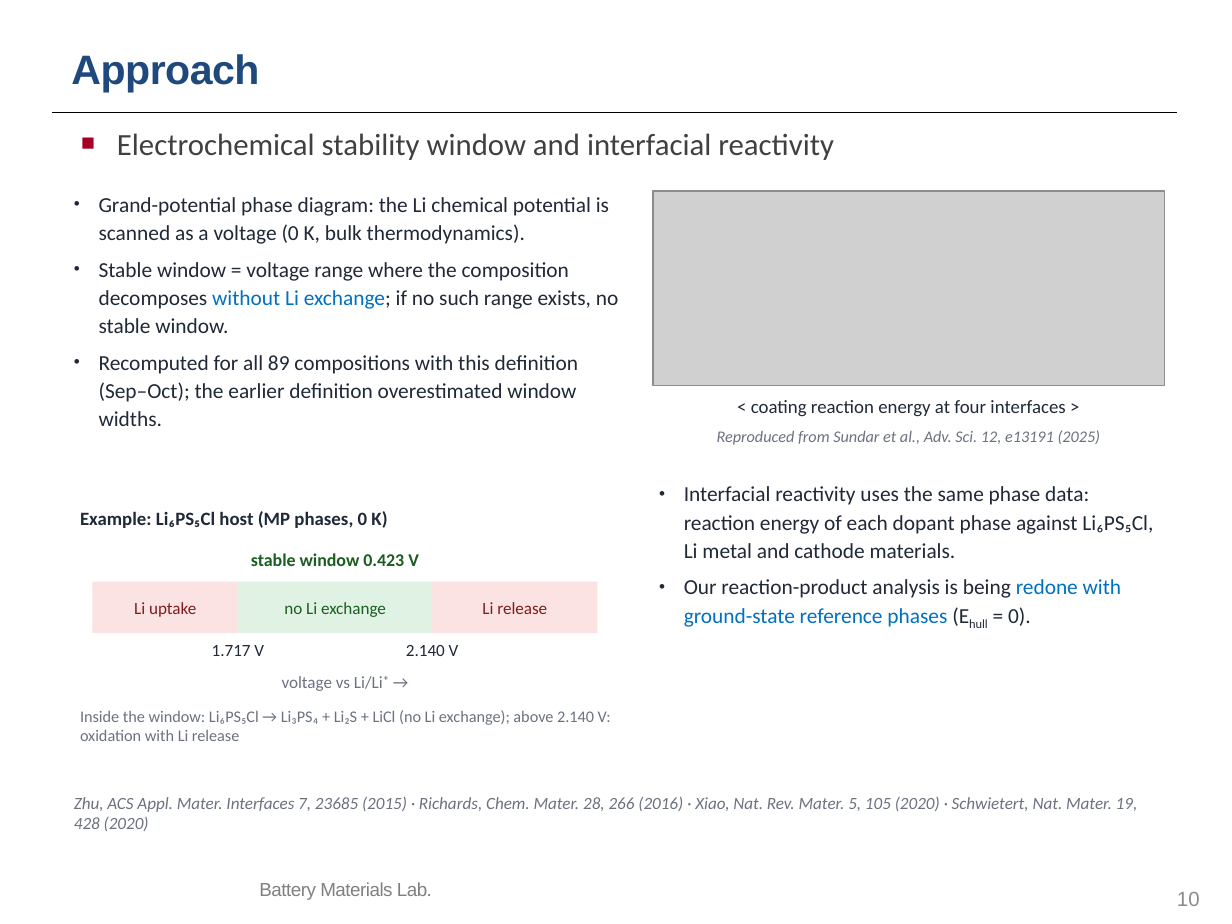
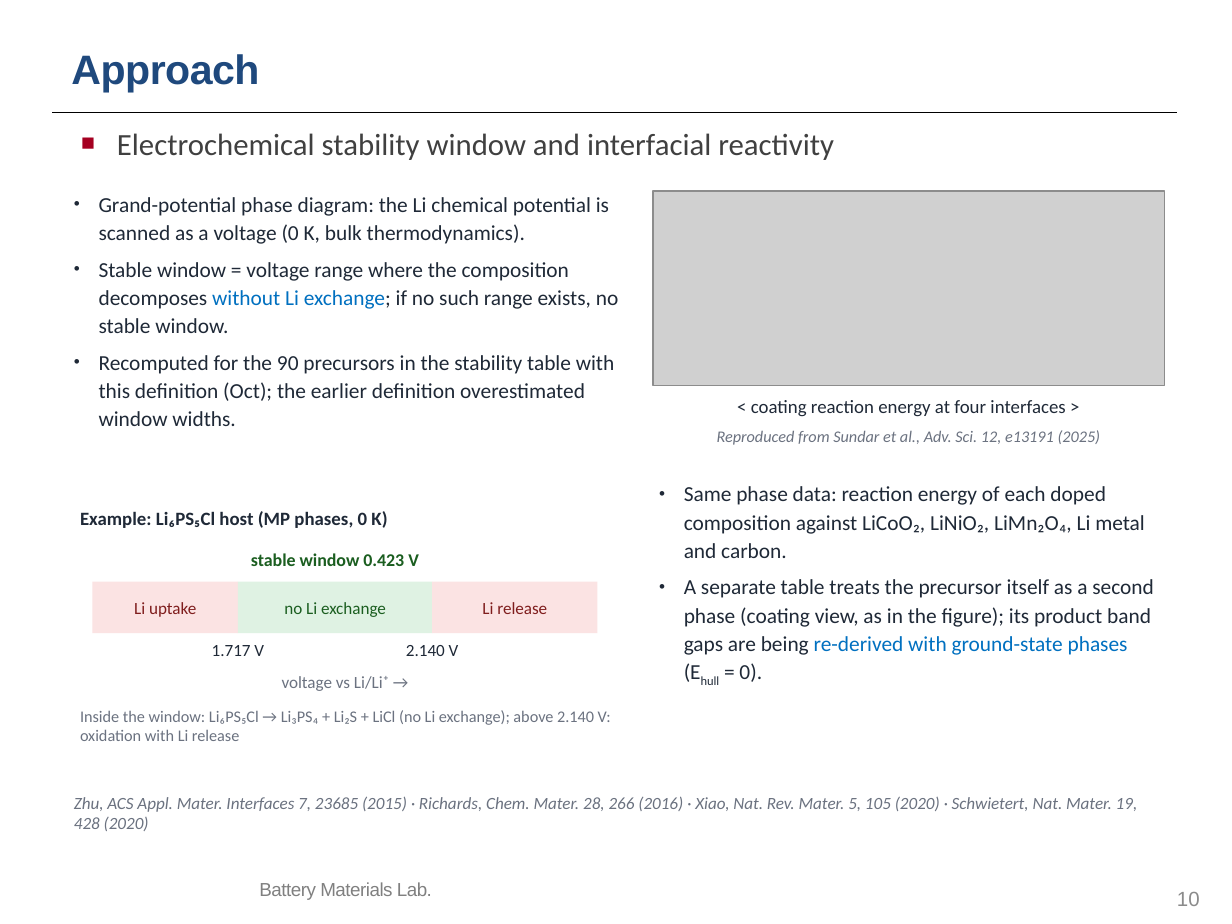
Before and after one commit to yonghoon7153-source/Yonghoon-DEM-DFT, a slide deck: slide 10 of kb/seminars/Research_Seminar_2026_10_13_cascade_progress.pptx. Drawn at 1232x924 pixels with LibreOffice and Linux fonts; fonts in the diff are those of the drawing; grey boxes stand for pictures; background and template pictures are left out. Boxes give left, top, right and bottom in pixels: in the first picture for what was removed or moved away, otherwise in the second. Text is boxed around its words. In the diff, an @@ line names an element or a change of style, - is before the commit and + after.

```diff
--- a/kb/seminars/Research_Seminar_2026_10_13_cascade_progress.pptx
+++ b/kb/seminars/Research_Seminar_2026_10_13_cascade_progress.pptx
@@ text at (99, 355, 615, 426): text changed @@
-• Recomputed for all 89 compositions with this definition (Sep–Oct); the earlier definition overestimated window widths.
+• Recomputed for the 90 precursors in the stability table with this definition (Oct); the earlier definition overestimated window widths.
@@ text at (684, 486, 1154, 682): text changed @@
-• Interfacial reactivity uses the same phase data: reaction energy of each dopant phase against Li₆PS₅Cl, Li metal and cathode materials.
-• Our reaction-product analysis is being redone with ground-state reference phases (Ehull = 0).
+• Same phase data: reaction energy of each doped composition against LiCoO₂, LiNiO₂, LiMn₂O₄, Li metal and carbon.
+• A separate table treats the precursor itself as a second phase (coating view, as in the figure); its product band gaps are being re-derived with ground-state phases (Ehull = 0).
```
Also in this commit, not shown: 9 other slides changed, 1 slide added, 17 other files.
